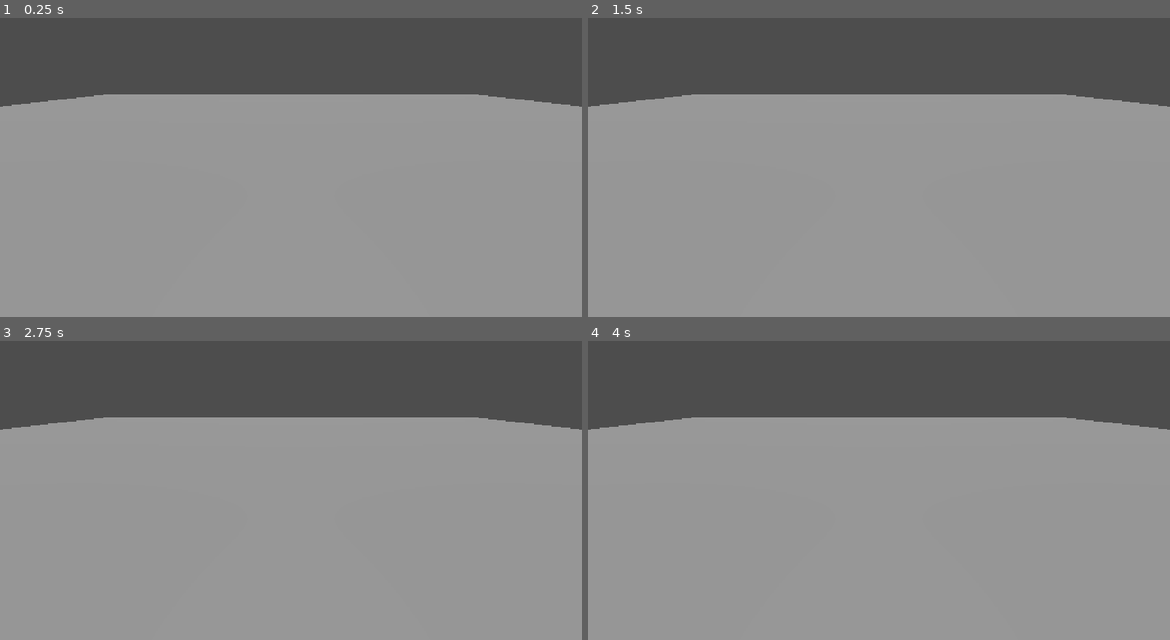
Above: before the commit, frames 1-4 (two rows, left to right).
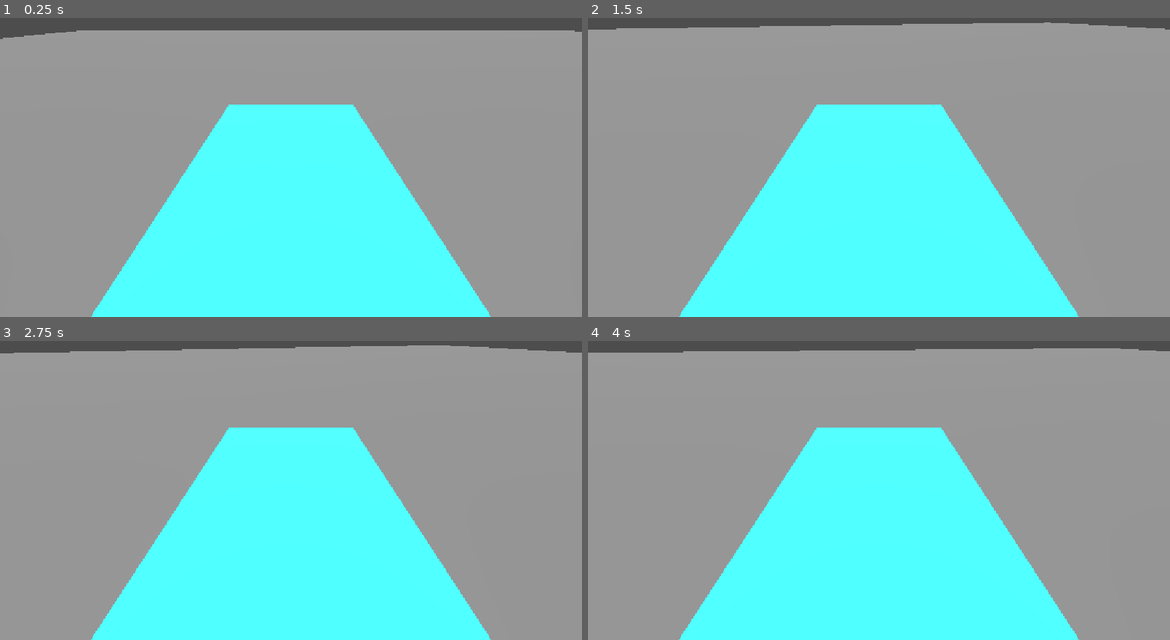
Above: after the commit, the same moments.

Repository: Xennozz/mk-like-project
Game: Godot game, scene res://main.tscn
The game is run twice, just before and just after one commit, with the same random seed, the same clock (stepped at 60 frames per second) and the same inputs.
Inputs:
- Up to frame 1 (0.25 s): no input
- Up to frame 2 (1.5 s): hold F (steer_right, bound only after the commit) 0.53-1.28 s; tap Enter at 1.25 s; hold S (steer_left, bound only after the commit) from 1.28 s (still down)
- Up to frame 3 (2.75 s): tap Space at 2 s; release S (steer_left, bound only after the commit) at 2.03 s; hold F (steer_right, bound only after the commit) from 2.03 s (still down)
- Up to frame 4 (4 s): tap Enter at 2.75 s; release F (steer_right, bound only after the commit) at 2.78 s; hold E (accelerate, bound only after the commit) 2.78-3.53 s; tap Space at 3.5 s; hold S (steer_left, bound only after the commit) from 3.53 s (still down)

The runs differ from the first frame. In frame 1, 54% of the frame differs, in the area x 0-100%, y 4-100%; in frame 2, 56%, in the area x 0-100%, y 1-100%; in frame 3, 56%; in frame 4, 55%.

Commit message:
feat: add kart with basic gameplay

Diff:
--- /dev/null
+++ b/kart.gd
@@ -0,0 +1,35 @@
+extends CharacterBody3D
+
+@export var max_speed: float = 4.0
+@export var acceleration: float = 8.0
+@export var deceleration: float = 4.0
+@export var steering_speed: float = 25.0
+@export var fall_acceleration = 30.0
+
+var speed: float = 0.0
+var fall_speed: float = 0.0
+
+
+func _physics_process(delta: float) -> void:
+	# Accelerate/decelerate
+	if Input.is_action_pressed("accelerate"):
+		speed = move_toward(speed, -max_speed, acceleration * delta)
+	else:
+		speed = move_toward(speed, 0, deceleration * delta)
+
+	# Fall
+	if is_on_floor():
+		fall_speed = 0.0
+	else:
+		fall_speed -= fall_acceleration * delta
+
+	# Steering
+	var steering = Input.get_axis("steer_right", "steer_left")
+	rotate_y(steering * deg_to_rad(steering_speed) * delta)
+
+	# Apply velocity
+	var forward = - global_basis.z
+	forward.y = 0.0
+	velocity = forward.normalized() * -speed
+	velocity.y = fall_speed
+	move_and_slide()
--- /dev/null
+++ b/kart.tscn
@@ -0,0 +1,22 @@
+[gd_scene format=3 uid="uid://b7u5rn57umkos"]
+
+[ext_resource type="Script" uid="uid://jnjt6fy1egtc" path="res://kart.gd" id="1_5y1ng"]
+
+[sub_resource type="BoxShape3D" id="BoxShape3D_mjepr"]
+size = Vector3(1, 1, 1.5)
+
+[sub_resource type="StandardMaterial3D" id="StandardMaterial3D_0xm2m"]
+albedo_color = Color(0.2901961, 1, 1, 1)
+
+[sub_resource type="BoxMesh" id="BoxMesh_6r7hc"]
+material = SubResource("StandardMaterial3D_0xm2m")
+size = Vector3(1, 1, 1.5)
+
+[node name="Kart" type="CharacterBody3D" unique_id=106457058]
+script = ExtResource("1_5y1ng")
+
+[node name="CollisionShape3D" type="CollisionShape3D" parent="." unique_id=214654720]
+shape = SubResource("BoxShape3D_mjepr")
+
+[node name="MeshInstance3D" type="MeshInstance3D" parent="." unique_id=142784488]
+mesh = SubResource("BoxMesh_6r7hc")
--- a/main.tscn
+++ b/main.tscn
@@ -1,4 +1,6 @@
 [gd_scene format=3 uid="uid://berd07evqaa03"]
+
+[ext_resource type="PackedScene" uid="uid://b7u5rn57umkos" path="res://kart.tscn" id="1_ig7tw"]
 
 [sub_resource type="BoxMesh" id="BoxMesh_mjepr"]
 size = Vector3(60, 2, 60)
@@ -17,9 +19,12 @@
 [node name="CollisionShape3D" type="CollisionShape3D" parent="Ground" unique_id=487379473]
 shape = SubResource("BoxShape3D_6r7hc")
 
+[node name="Kart" parent="." unique_id=106457058 instance=ExtResource("1_ig7tw")]
+transform = Transform3D(1, 0, 0, 0, 1, 0, 0, 0, 1, -4.1380663, 2, 0)
+
+[node name="Camera3D" type="Camera3D" parent="Kart" unique_id=1972730513]
+transform = Transform3D(1, 0, 0, 0, 0.8292747, 0.5588411, 0, -0.5588411, 0.8292747, 0, 1.13655, 0.9038503)
+
 [node name="DirectionalLight3D" type="DirectionalLight3D" parent="." unique_id=1727511453]
 transform = Transform3D(1, 0, 0, 0, -0.14262892, 0.98977625, 0, -0.98977625, -0.14262892, 0, 15.642, 4.928)
 shadow_enabled = true
-
-[node name="Camera3D" type="Camera3D" parent="." unique_id=1972730513]
-transform = Transform3D(1, 0, 0, 0, 0.9363318, 0.3511164, 0, -0.3511164, 0.9363318, 0, 3.211081, 6.012742)
--- a/project.godot
+++ b/project.godot
@@ -20,6 +20,24 @@
 window/stretch/mode="canvas_items"
 window/stretch/aspect="expand"
 
+[input]
+
+accelerate={
+"deadzone": 0.2,
+"events": [Object(InputEventKey,"resource_local_to_scene":false,"resource_name":"","device":-1,"window_id":0,"alt_pressed":false,"shift_pressed":false,"ctrl_pressed":false,"meta_pressed":false,"pressed":false,"keycode":0,"physical_keycode":69,"key_label":0,"unicode":101,"location":0,"echo":false,"script":null)
+]
+}
+steer_left={
+"deadzone": 0.2,
+"events": [Object(InputEventKey,"resource_local_to_scene":false,"resource_name":"","device":-1,"window_id":0,"alt_pressed":false,"shift_pressed":false,"ctrl_pressed":false,"meta_pressed":false,"pressed":false,"keycode":0,"physical_keycode":83,"key_label":0,"unicode":115,"location":0,"echo":false,"script":null)
+]
+}
+steer_right={
+"deadzone": 0.2,
+"events": [Object(InputEventKey,"resource_local_to_scene":false,"resource_name":"","device":-1,"window_id":0,"alt_pressed":false,"shift_pressed":false,"ctrl_pressed":false,"meta_pressed":false,"pressed":false,"keycode":0,"physical_keycode":70,"key_label":0,"unicode":102,"location":0,"echo":false,"script":null)
+]
+}
+
 [physics]
 
 3d/physics_engine="Jolt Physics"
Not shown, added: kart.gd.uid
